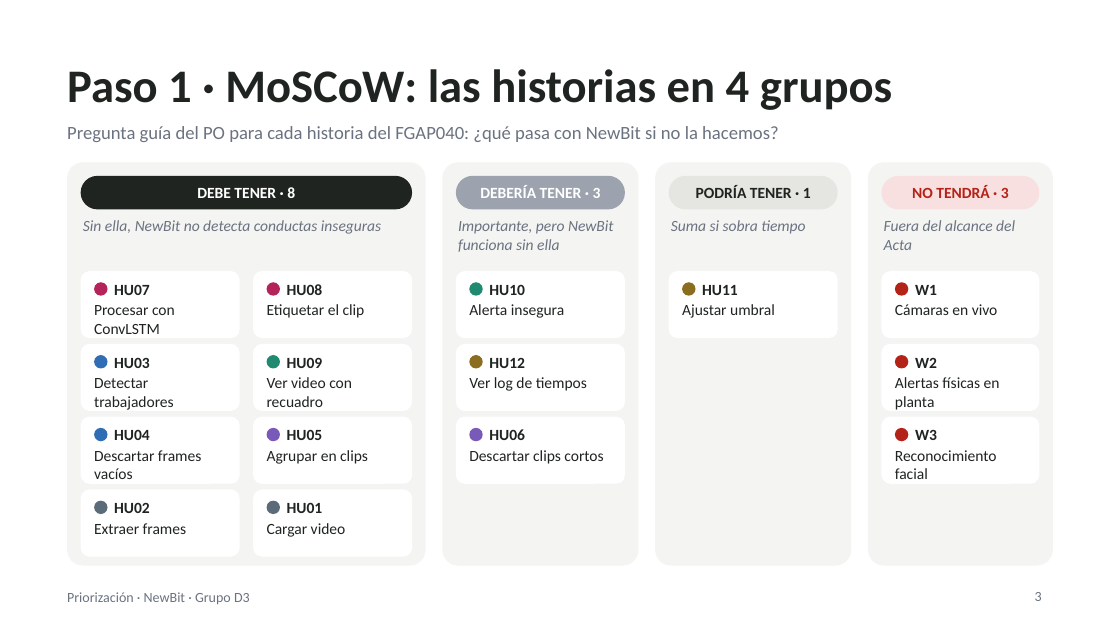
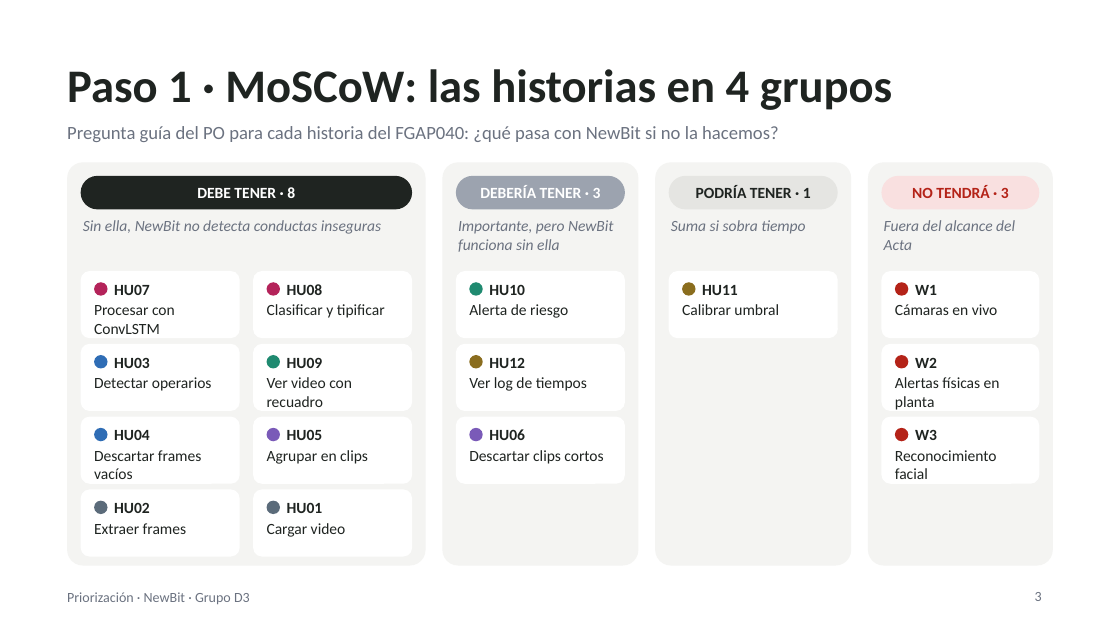
Before and after one commit to devmondoss/NewBit, a slide deck: slide 3 of curso/semana-05-rsu-y-backlog/nuestras-entregas/Priorizacion_MoSCoW_100_Puntos_NewBit/Priorizacion_MoSCoW_100_Puntos_NewBit.pptx. Drawn at 1120x630 pixels with LibreOffice and Linux fonts; fonts in the diff are those of the drawing. Boxes give left, top, right and bottom in pixels: in the first picture for what was removed or moved away, otherwise in the second. Text is boxed around its words. In the diff, an @@ line names an element or a change of style, - is before the commit and + after.

Commit message:
Paso W-4: Regenerar binarios de Semana 5 (Tablero Kanban, MoSCoW y Puño de Cinco en HTML/PPTX/PDF)

```diff
--- a/curso/semana-05-rsu-y-backlog/nuestras-entregas/Priorizacion_MoSCoW_100_Puntos_NewBit/Priorizacion_MoSCoW_100_Puntos_NewBit.pptx
+++ b/curso/semana-05-rsu-y-backlog/nuestras-entregas/Priorizacion_MoSCoW_100_Puntos_NewBit/Priorizacion_MoSCoW_100_Puntos_NewBit.pptx
@@ text at [267, 304, 385, 318]: text changed @@
-Etiquetar el clip
+Clasificar y tipificar
@@ text at [469, 304, 568, 318]: text changed @@
-Alerta insegura
+Alerta de riesgo
@@ text at [682, 304, 779, 315]: text changed @@
-Ajustar umbral
+Calibrar umbral
@@ text at [94, 377, 212, 391]: text changed @@
-Detectar trabajadores
+Detectar operarios
```
Also in this commit, not shown: 2 other slides changed, 9 other files.
